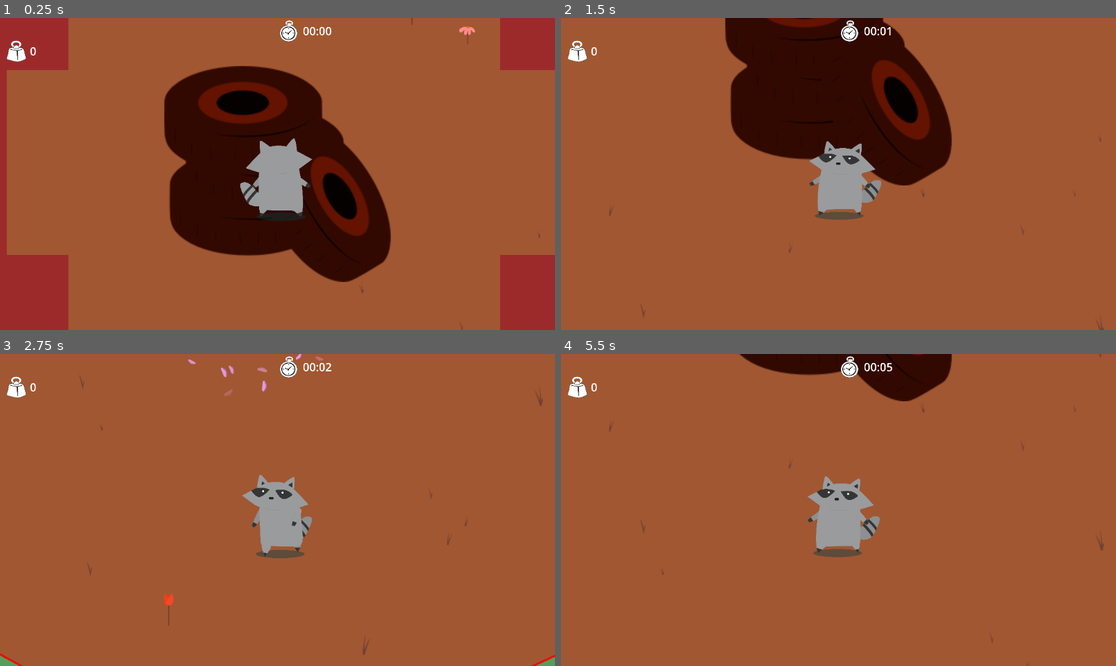
Above: before the commit, frames 1-4 (two rows, left to right).
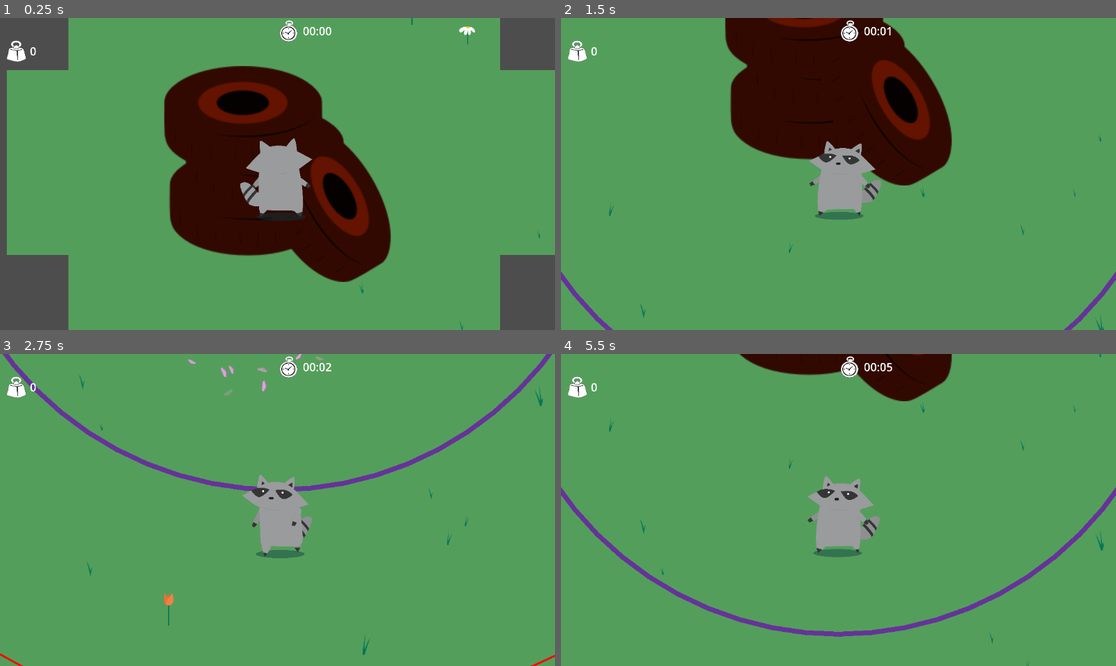
Above: after the commit, the same moments.

Repository: Lu-ni/upsi-jam-6
Game: Godot game, scene res://scenes/World.tscn
Two runs of this game, one before a commit and one after it. Both use one fixed random seed, a clock stepped at 60 frames per second and the inputs below. This scene is started directly instead of the project's main scene. The engine's default icon, where the game draws it, is replaced by a stand-in: a white triangle on a blue panel in a dark square.
Inputs:
- Up to frame 1 (0.25 s): no input
- Up to frame 2 (1.5 s): tap Enter at 0.5 s; hold Right (shop_right) 0.53-1.28 s; tap O at 0.6 s; tap Down (shop_buy) at 0.77 s; tap P at 0.8, 1.35 s; tap Space at 1.25 s; hold S (ui_down) from 1.28 s (still down)
- Up to frame 3 (2.75 s): tap Down (shop_buy) at 1.52 s; tap O at 1.55 s; release S (ui_down) at 2.03 s; hold Right (shop_right) from 2.03 s (still down); tap E (petals) at 2.1 s; tap P at 2.3 s
- Up to frame 4 (5.5 s): release Right (shop_right) at 2.78 s; hold W (ui_up) 2.78-3.53 s; tap O at 2.85, 4.55 s; tap Down (shop_buy) at 3.02, 3.77, 4.52 s; hold Left (shop_left) 3.53-5.03 s; tap P at 3.6, 5.3 s; tap X at 4.35 s; hold S (ui_down) from 5.03 s (still down); tap R at 5.1 s

The runs differ from the first frame. In frame 1, 80% of the frame differs, in the area x 0-100%, y 0-100%; in frame 2, 82%; in frame 3, 98%; in frame 4, 95%.

Commit message:
create circle to display pickup range, and o/p key to change field of view

Diff:
--- a/globals/PlayerInfo.gd
+++ b/globals/PlayerInfo.gd
@@ -2,6 +2,7 @@
 
 var inventory: Array[Item]
 var kamas: int
+@export var field_of_view : int = 12 # should not be biger than 20
 #var ta_race_jsp
 
 # Called when the node enters the scene tree for the first time.
--- a/globals/PlayerManager.gd
+++ b/globals/PlayerManager.gd
@@ -3,3 +3,4 @@
 var player: CharacterBody2D = null
 signal biome_in
 signal player_changed_chunk
+signal update_bought
--- a/scenes/HeapOfGarbage.tscn
+++ b/scenes/HeapOfGarbage.tscn
@@ -6,8 +6,6 @@
 [node name="HeapOfGarbage" type="Node2D" unique_id=1990489062 groups=["garbage_pile"]]
 script = ExtResource("1_t85yp")
 pickup_range = 354
-cooldown = null
-une_ligne_de_code = null
 
 [node name="Sprite2D" type="Sprite2D" parent="." unique_id=1134839819]
 modulate = Color(0.7765925, 0.14888993, 9.62615e-08, 1)
--- a/scripts/ChunkManager.gd
+++ b/scripts/ChunkManager.gd
@@ -5,7 +5,7 @@
 # ─────────────────────────────────────────
 
 const CHUNK_SIZE       := 64
-const VIEW_DISTANCE    := 14
+var VIEW_DISTANCE  : int = PlayerInfo.field_of_view
 const UNLOAD_MARGIN    := 1.5
 const CHUNKS_PER_FRAME := 4
 
@@ -43,6 +43,8 @@
 	if not _ready_done:
 		return
 
+	VIEW_DISTANCE  = PlayerInfo.field_of_view
+
 	var player := _get_player()
 	if not player:
 		return
--- a/scripts/base_spawner.gd
+++ b/scripts/base_spawner.gd
@@ -166,7 +166,7 @@
 
 	func _draw() -> void:
 		var r   := float(circle_radius)
-		var col := Color(1, 0, 0, 0.45)
+		var col := Color(1, 0, 0, 0.0)
 		var rim := Color(1, 0, 0, 1.0)
 		draw_circle(Vector2.ZERO, r, col)
 		draw_arc(Vector2.ZERO, r, 0.0, TAU, 48, rim, 2.0)
--- a/scripts/drop.gd
+++ b/scripts/drop.gd
@@ -4,6 +4,8 @@
 var target: Node2D
 @export var pickup_range: int
 @export var move_speed: int
+@export var squish_frequency: float = 8.0
+@export var squish_amount: float = 0.005
 var entered_range: bool = false
 var picked_up: bool = false
 var item: Item = null
@@ -15,10 +17,25 @@
 	var rand_index = randi() % keys.size()
 	var key = keys[rand_index]
 	item = GlobalItemList.items[key]
-
 	$Sprite2D.scale = Vector2(0.4, 0.4)
 	get_player()
 	set_sprite()
+	start_bounce()
+
+var bounce_tween: Tween
+
+func start_bounce() -> void:
+	if bounce_tween:
+		bounce_tween.kill()
+	bounce_tween = create_tween()
+	var duration = randf_range(0.42, 0.45)
+	var squish = randf_range(0.45, 0.5)
+	var stretch = randf_range(0.5, 0.55)
+	bounce_tween.tween_property($Sprite2D, "scale:y", squish, duration)\
+		.set_trans(Tween.TRANS_SINE).set_ease(Tween.EASE_IN_OUT)
+	bounce_tween.tween_property($Sprite2D, "scale:y", stretch, duration)\
+		.set_trans(Tween.TRANS_SINE).set_ease(Tween.EASE_IN_OUT)
+	bounce_tween.tween_callback(start_bounce)
 
 func _physics_process(delta: float) -> void:
 	if picked_up:
--- a/scripts/heap_of_garbage.gd
+++ b/scripts/heap_of_garbage.gd
@@ -11,7 +11,11 @@
 func _ready() -> void:
 	Signals.trash_added.connect(update_size)
 
+func _draw():
+	draw_circle(Vector2.ZERO,pickup_range,Color.REBECCA_PURPLE,false,5)
+
 func _process(delta: float) -> void:
+	queue_redraw()
 	timer -= delta * 1000
 	if player == null:
 		get_player()
--- a/scripts/player.gd
+++ b/scripts/player.gd
@@ -9,6 +9,13 @@
 
 func _ready() -> void:
 	PlayerManager.player = self
+
+func _input(event):
+	if event is InputEventKey and event.pressed and not event.echo:
+		if event.keycode == KEY_O:
+			PlayerInfo.field_of_view -= 1
+		if event.keycode == KEY_P:
+			PlayerInfo.field_of_view += 1
 
 func _physics_process(delta):
 	var direction = Input.get_vector("ui_left", "ui_right", "ui_up", "ui_down")
